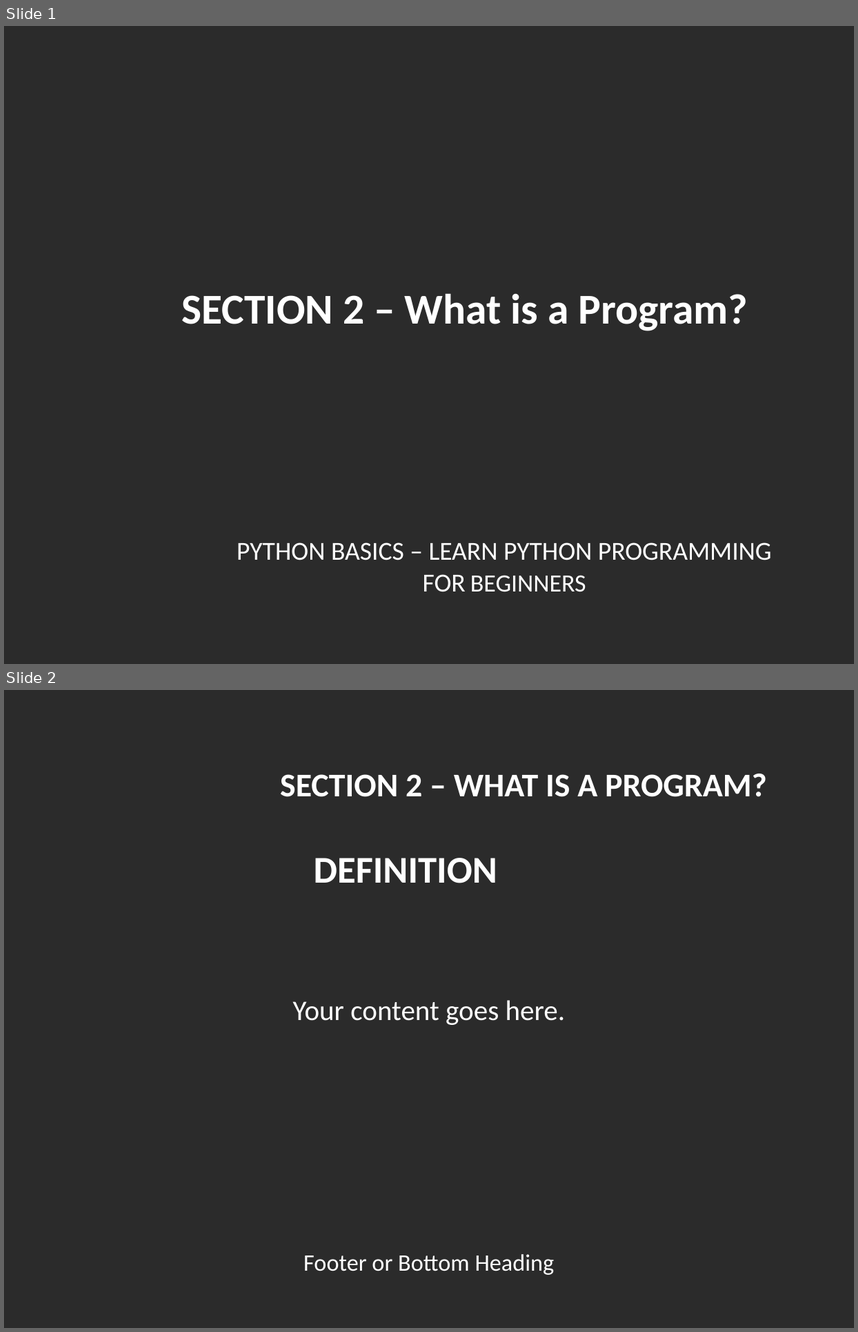
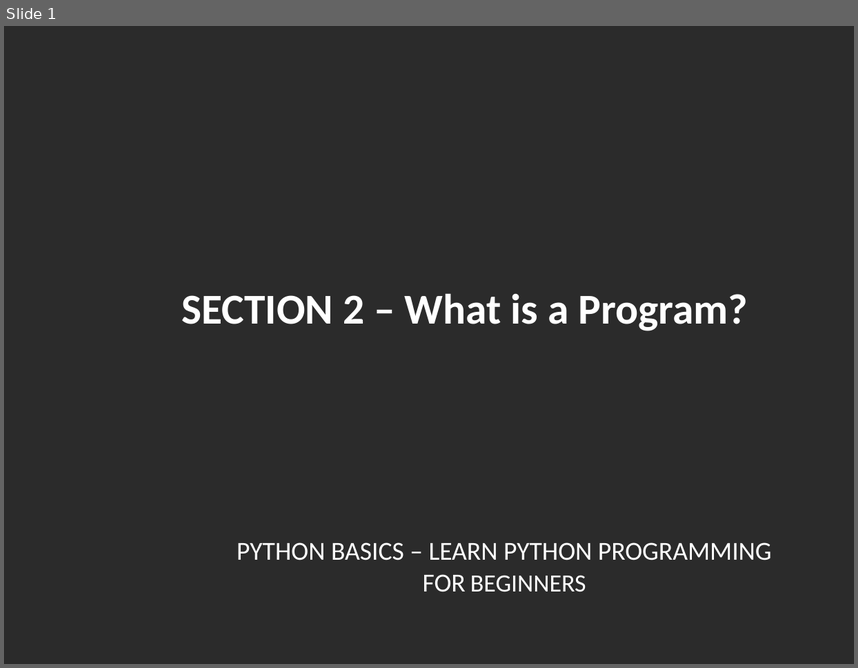
Before and after one commit to mmilushev91/Python-Basics-Learn-Python-Programming-for-Beginners, a slide deck: Section 2 - What is a program/What is a program.odp. Shown one above the other, each under a label of ours: slides 1 and 2 before the commit, slide 1 after it. The pictures are 858x1332 and 858x668 pixels, drawn with LibreOffice and Linux fonts; fonts in the diff are those of the drawing; background and template pictures are left out; a plain dark background stands for a picture behind light text. Boxes give left, top, right and bottom in pixels: in the first picture for what was removed or moved away, otherwise in the second. Text is boxed around its words. In the diff, an @@ line names an element or a change of style, - is before the commit and + after.

```diff
--- a/Section 2 - What is a program/What is a program.odp
+++ b/Section 2 - What is a program/What is a program.odp
@@ slide 2 removed at (4,690,854,1328), background picture (left out) @@
@@ text removed at (280,773,767,797) @@
-SECTION 2 – WHAT IS A PROGRAM?
@@ text removed at (314,858,497,883) @@
-DEFINITION
@@ text removed at (293,1000,566,1025) @@
-Your content goes here.
@@ text removed at (303,1254,555,1274) @@
-Footer or Bottom Heading
```
Also in this commit, not shown: 7 slides added, 1 other file.
